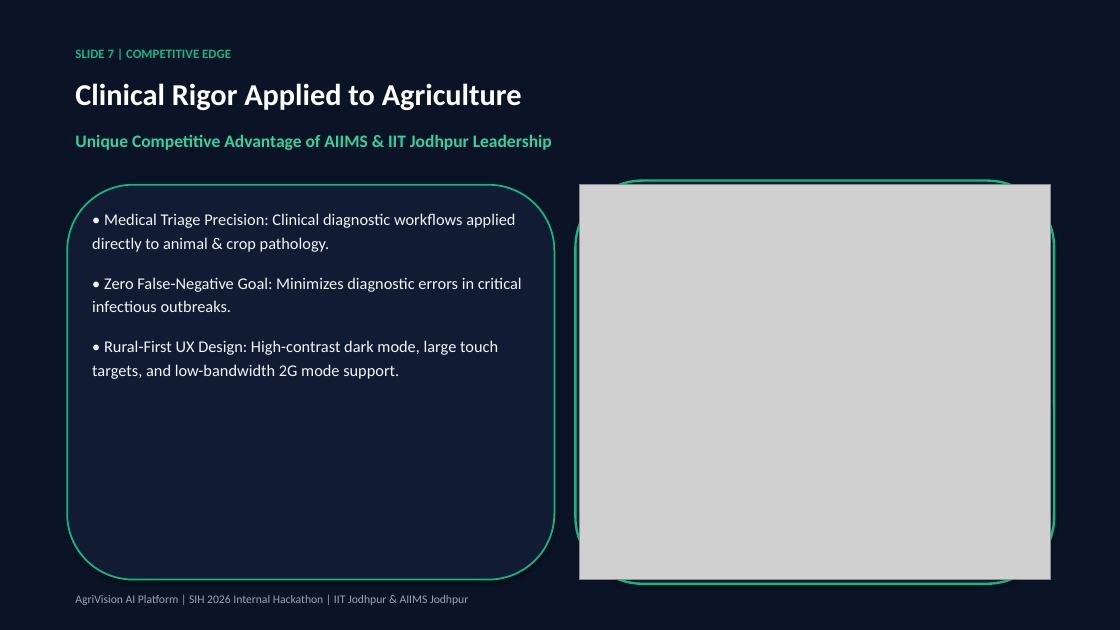
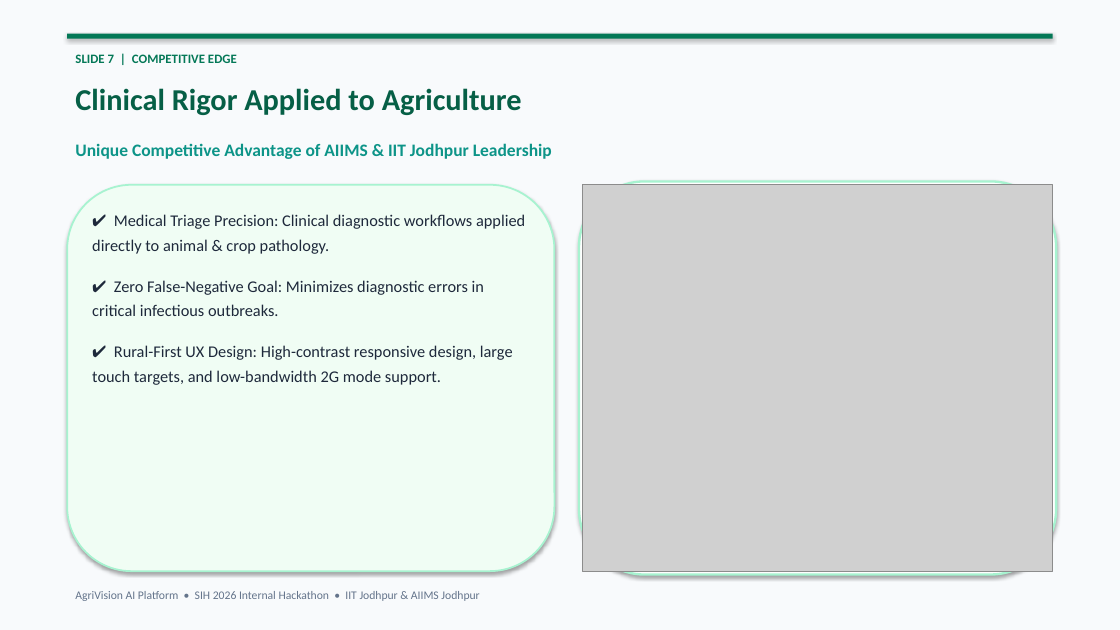
Before and after one commit to maheshiv15/SIH_INTERNAL2026, a slide deck: slide 7 of AgriVision_AI_SIH2026_Presentation.pptx. Drawn at 1120x630 pixels with LibreOffice and Linux fonts; fonts in the diff are those of the drawing; grey boxes stand for pictures. Boxes give left, top, right and bottom in pixels: in the first picture for what was removed or moved away, otherwise in the second. Text is boxed around its words. In the diff, an @@ line names an element or a change of style, - is before the commit and + after.

Commit message:
Update PowerPoint presentation deck to light, beautiful aesthetic design

```diff
--- a/AgriVision_AI_SIH2026_Presentation.pptx
+++ b/AgriVision_AI_SIH2026_Presentation.pptx
@@ rectangle at box(0, 0, 1120, 630): fill #0B1426 to #F8FAFC @@
@@ text "SLIDE 7 | COMPETITIVE EDGE" at box(75, 54, 237, 63): text colour #10B981 to #047857 @@
@@ rectangle added at box(67, 34, 1053, 39), fill #047857 @@
@@ text "Clinical Rigor Applied to Agriculture" at box(75, 88, 522, 115): text colour #FFFFFF to #065F46 @@
@@ text "Unique Competitive Advantage of AIIMS ...": place and size @@
-text "Unique Competitive Advantage of AIIMS ..." at box(75, 134, 552, 150)
+text "Unique Competitive Advantage of AIIMS ..." at box(75, 143, 552, 159)
@@ text "Unique Competitive Advantage of AIIMS ..." at box(75, 143, 552, 159): text colour #34D399 to #0D9488 @@
@@ rounded rectangle: place and size @@
-rounded rectangle at box(67, 185, 555, 580)
+rounded rectangle at box(67, 185, 555, 571)
@@ rounded rectangle at box(67, 185, 555, 571): fill #111C34 to #F0FDF4; outline #10B981 1.5 pt to #A7F3D0 1.5 pt @@
@@ rounded rectangle: place and size @@
-rounded rectangle at box(576, 181, 1054, 584)
+rounded rectangle at box(579, 181, 1056, 575)
@@ rounded rectangle at box(579, 181, 1056, 575): fill #111C34 to #FFFFFF; outline #10B981 2 pt to #A7F3D0 2 pt @@
@@ picture: place and size @@
-picture at box(580, 185, 1050, 580)
+picture at box(582, 185, 1053, 571)
@@ text at box(92, 214, 525, 385): text changed; text colour #F3F4F6 to #1E293B @@
-• Medical Triage Precision: Clinical diagnostic workflows applied directly to animal & crop pathology.
-• Zero False-Negative Goal: Minimizes diagnostic errors in critical infectious outbreaks.
-• Rural-First UX Design: High-contrast dark mode, large touch targets, and low-bandwidth 2G mode support.
+✔ Medical Triage Precision: Clinical diagnostic workflows applied directly to animal & crop pathology.
+✔ Zero False-Negative Goal: Minimizes diagnostic errors in critical infectious outbreaks.
+✔ Rural-First UX Design: High-contrast responsive design, large touch targets, and low-bandwidth 2G mode support.
@@ text at box(75, 591, 479, 601): text changed; text colour #9CA3AF to #64748B @@
-AgriVision AI Platform | SIH 2026 Internal Hackathon | IIT Jodhpur & AIIMS Jodhpur
+AgriVision AI Platform • SIH 2026 Internal Hackathon • IIT Jodhpur & AIIMS Jodhpur
```
Also in this commit, not shown: 9 other slides changed, 1 other file.
